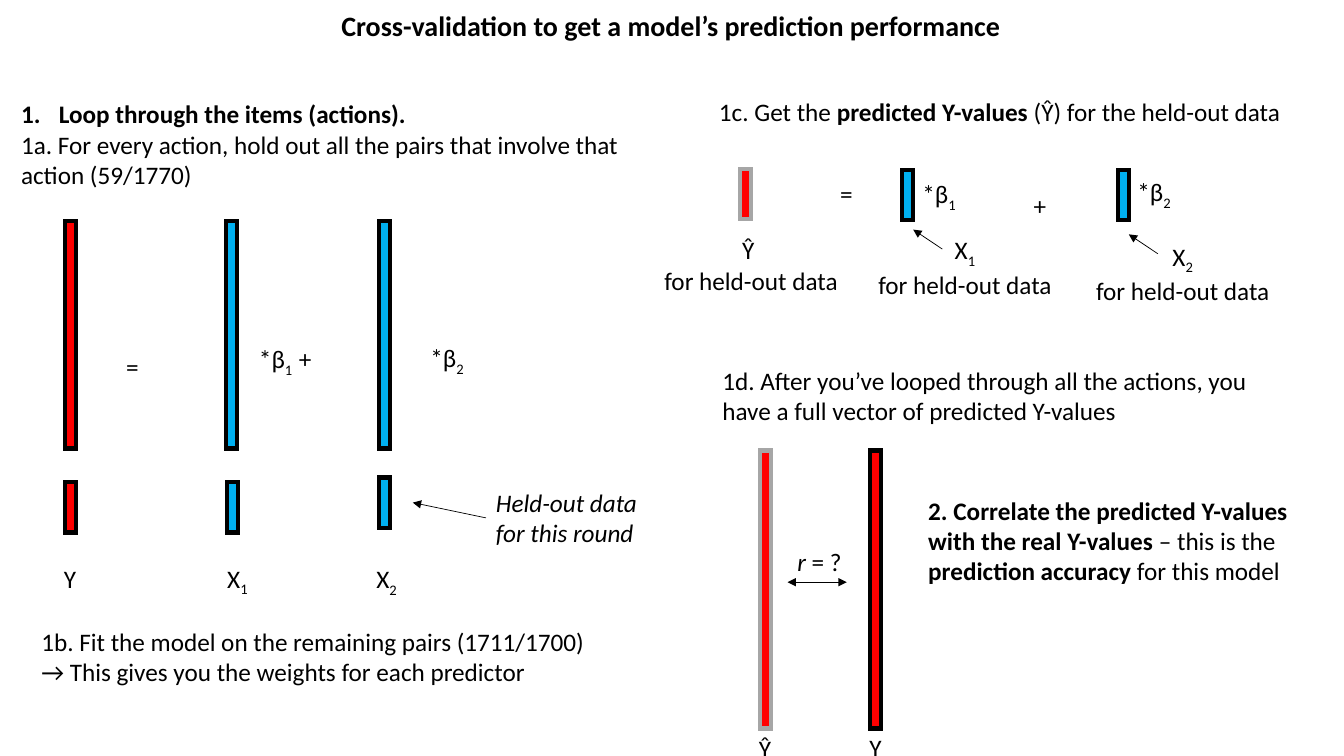
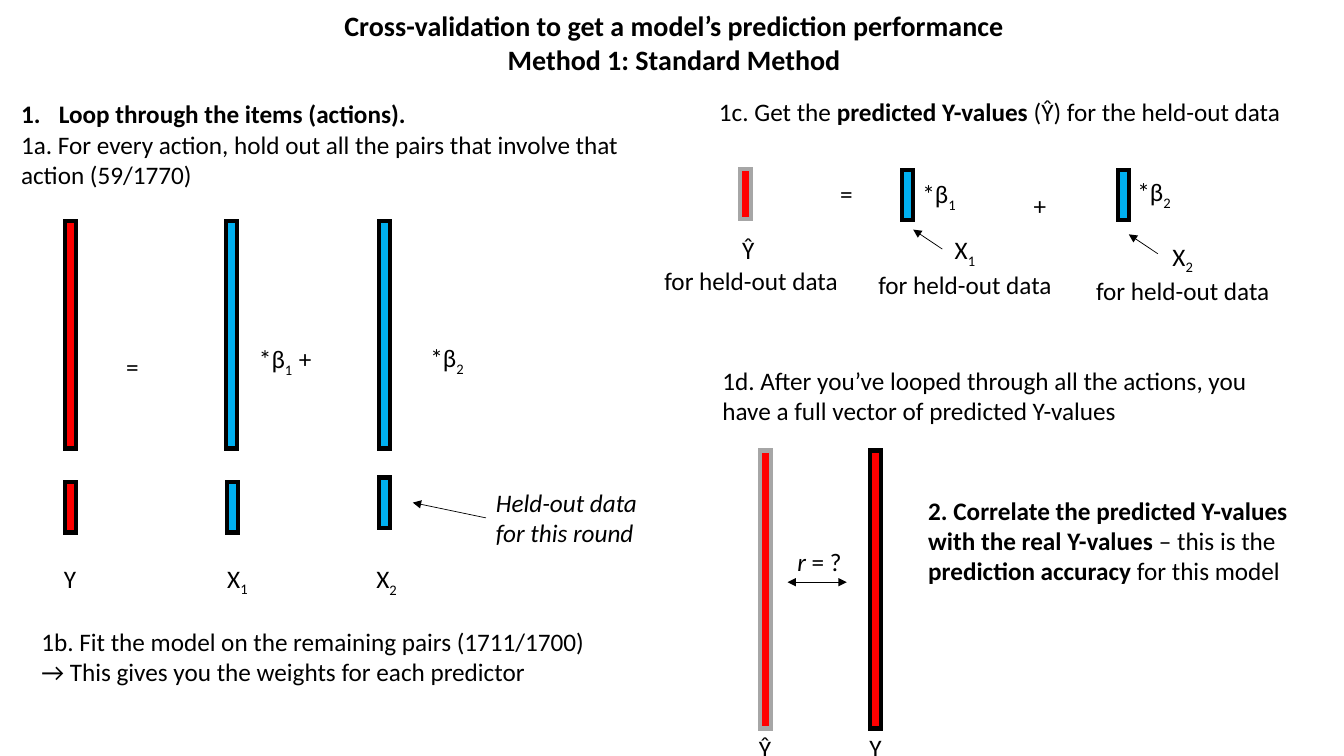
Before and after one commit to xilin2/vision-openpose-video, a slide deck: slide 2 of Explainers/RSA-Regression.pptx. Drawn at 1344x756 pixels with LibreOffice and Linux fonts; fonts in the diff are those of the drawing. Boxes give left, top, right and bottom in pixels: in the first picture for what was removed or moved away, otherwise in the second. Text is boxed around its words. In the diff, an @@ line names an element or a change of style, - is before the commit and + after.

```diff
--- a/Explainers/RSA-Regression.pptx
+++ b/Explainers/RSA-Regression.pptx
@@ text at [344, 16, 1003, 41]: alignment left to centre @@
@@ text at [508, 50, 840, 71]: paragraph added @@
+Method 1: Standard Method
```
Also in this commit, not shown: 3 slides added.
